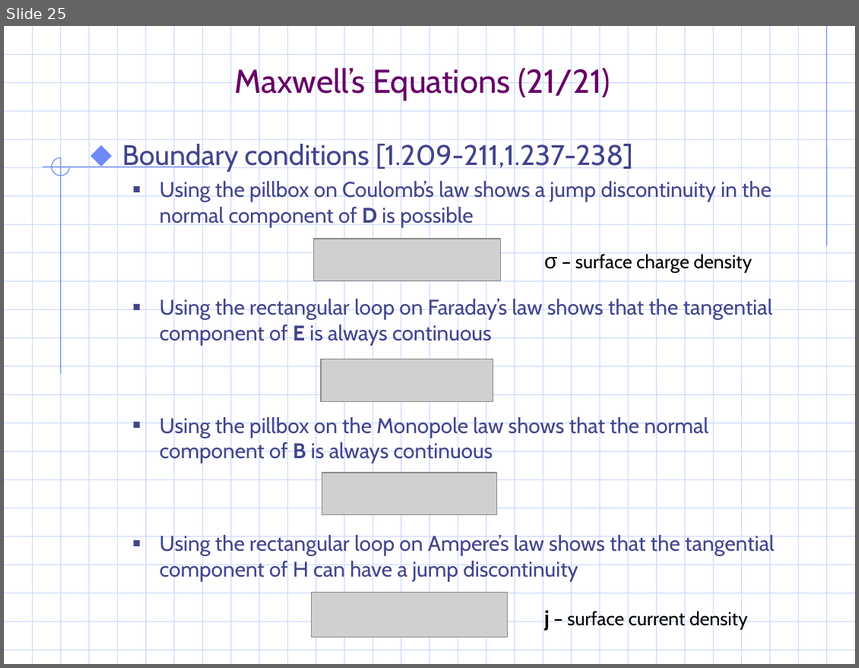
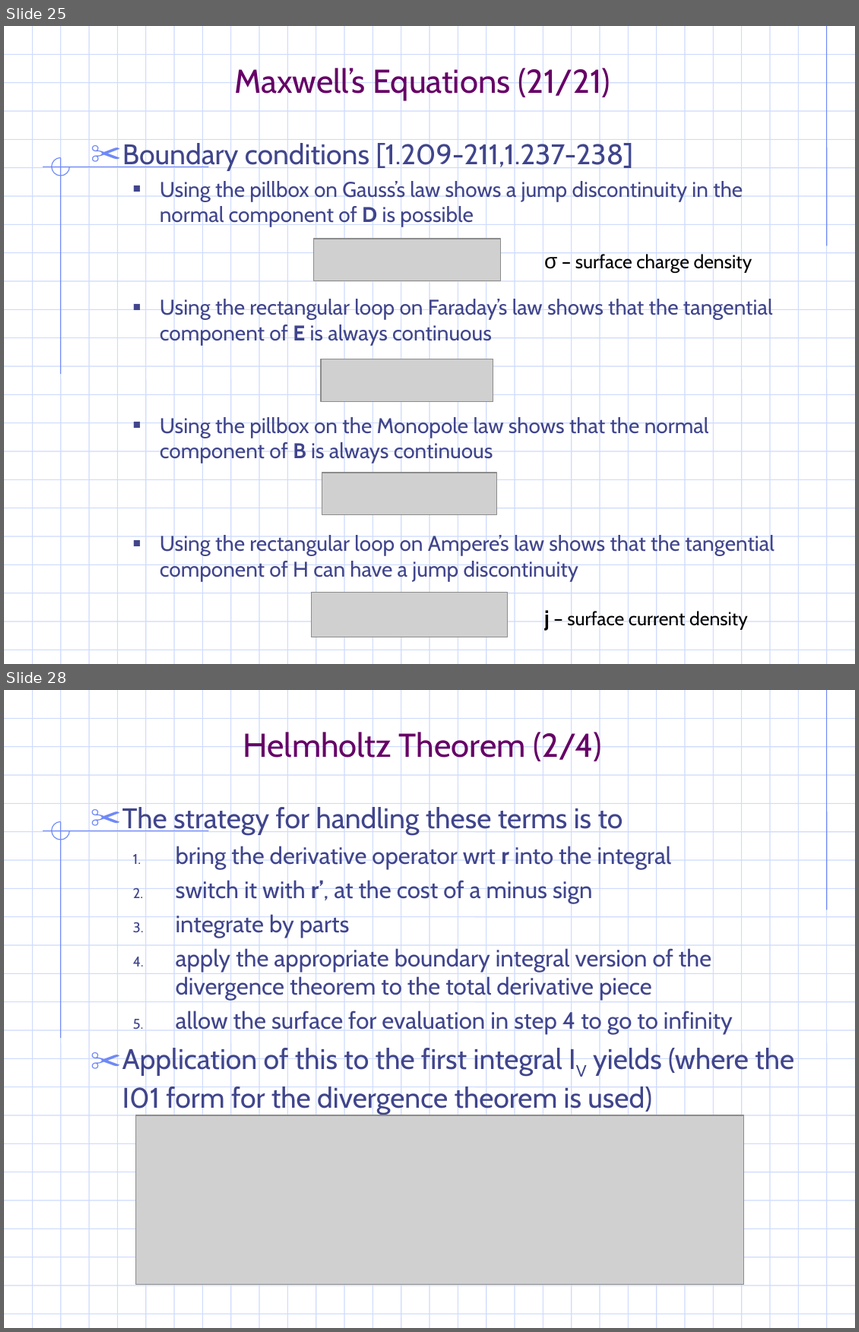
Before and after one commit to gravmath/Projects, a slide deck: PowerPoint/EM_notes.ppt. Shown one above the other, each under a label of ours: slide 25 before the commit, slides 25 and 28 after it; the slides between them are not shown. The pictures are 859x668 and 859x1332 pixels, drawn with LibreOffice and Linux fonts; fonts in the diff are those of the drawing; grey boxes stand for pictures; background and template pictures are left out. Boxes give left, top, right and bottom in pixels: in the first picture for what was removed or moved away, otherwise in the second. Text is boxed around its words. In the diff, an @@ line names an element or a change of style, - is before the commit and + after.

```diff
--- a/PowerPoint/EM_notes.ppt
+++ b/PowerPoint/EM_notes.ppt
@@ slide 28 added at <box>4,690,855,1328</box>, background #FFFFFF; not listed: 55 template elements that a slide beside it also shows @@
@@ title added at <box>243,729,601,764</box>, 28 pt, text #660066 @@
+Helmholtz Theorem (2/4)
@@ text added at <box>123,805,794,1115</box>, 20 pt, text #40458C @@
+✂ The strategy for handling these terms is to
+  1. bring the derivative operator wrt r into the integral
+  2. switch it with r’, at the cost of a minus sign
+  3. integrate by parts
+  4. apply the appropriate boundary integral version of the divergence theorem to the total derivative piece
+  5. allow the surface for evaluation in step 4 to go to infinity
+✂ Application of this to the first integral IV yields (where the I01 form for the divergence theorem is used)
@@ picture added at <box>136,1116,743,1285</box> @@
@@ slide 25 changed as well @@
@@ text at <box>123,141,633,171</box>: bullet ⬥ to ✂ @@
@@ text at <box>160,179,743,227</box>: text changed @@
-  ■ Using the pillbox on Coulomb’s law shows a jump discontinuity in the normal component of D is possible
+  ■ Using the pillbox on Gauss’s law shows a jump discontinuity in the normal component of D is possible
```
Also in this commit, not shown: 34 other slides changed, 7 other slides added, 6 other files.
